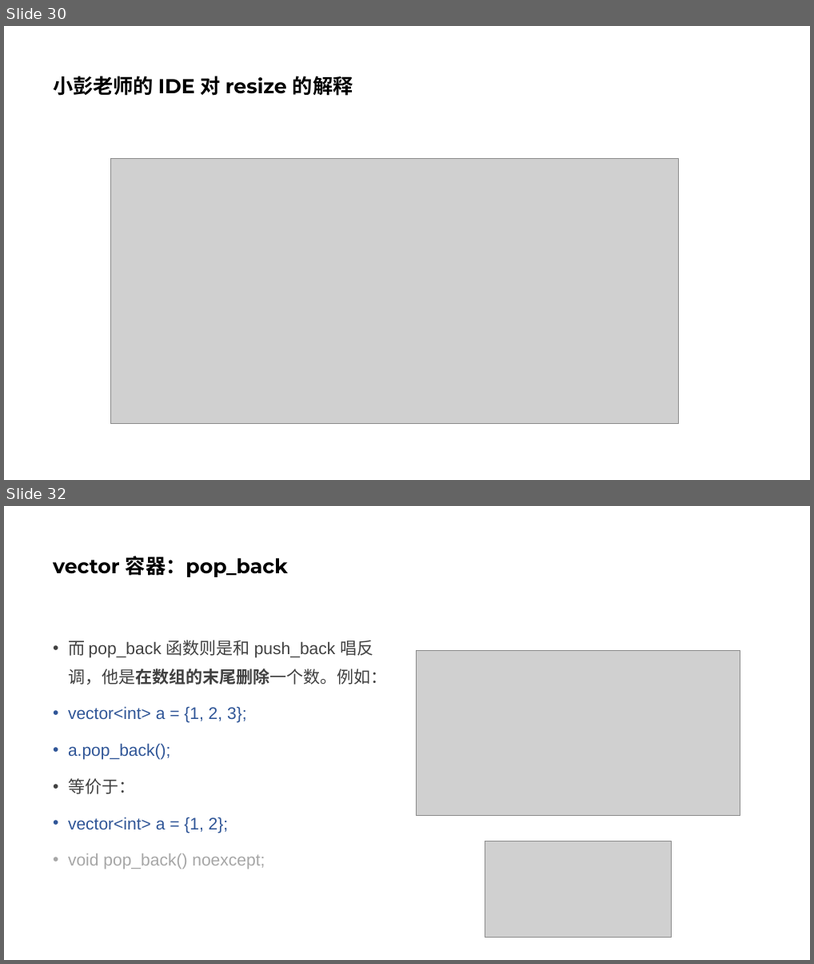
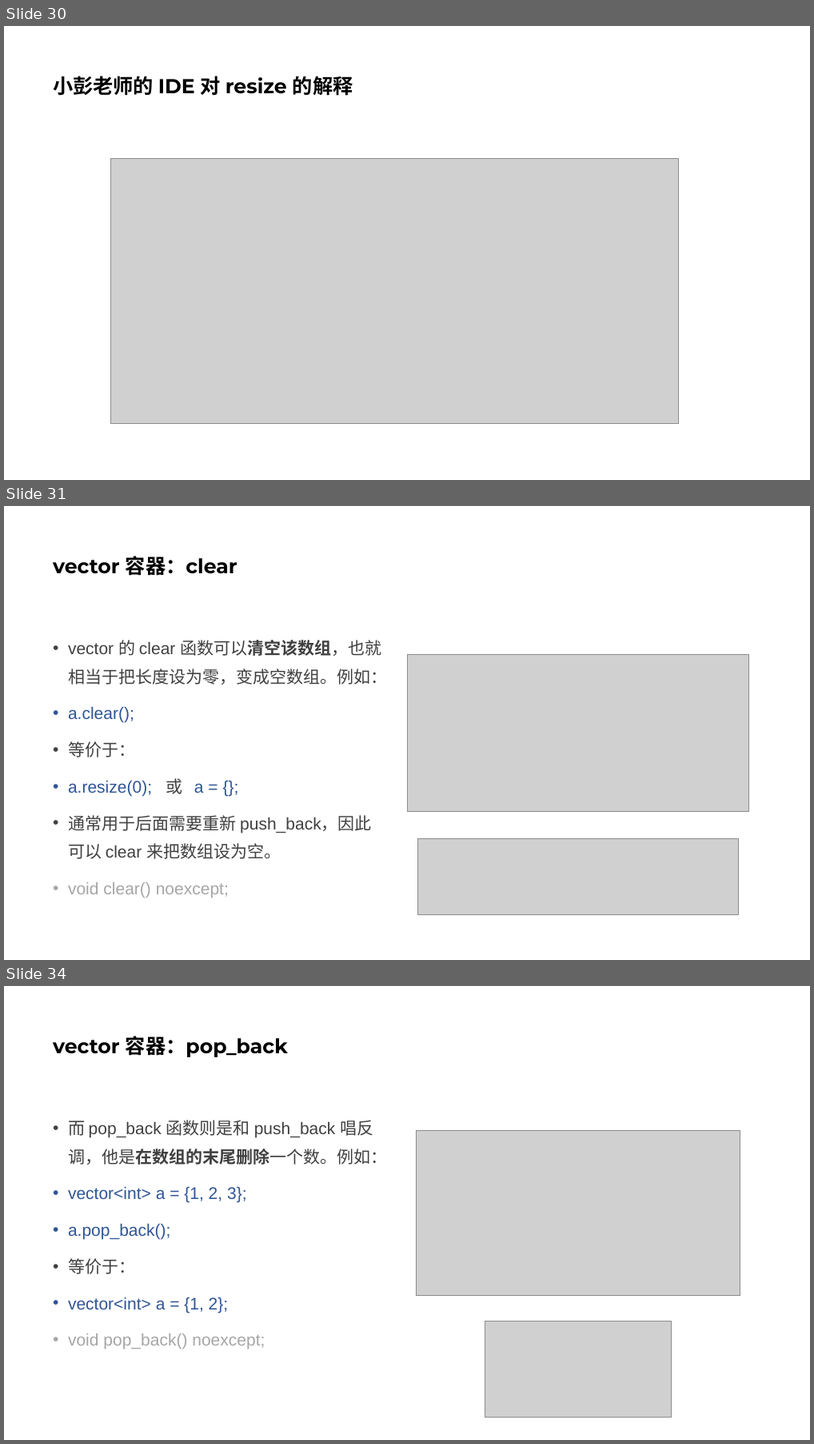
Before and after one commit to parallel101/course, a slide deck: 13/slides.pptx. Shown one above the other, each under a label of ours: slides 30 and 32 before the commit, slides 30, 31 and 34 after it; the slides between them are not shown. The pictures are 814x964 and 814x1444 pixels, drawn with LibreOffice and Linux fonts; fonts in the diff are those of the drawing; grey boxes stand for pictures. Boxes give left, top, right and bottom in pixels: in the first picture for what was removed or moved away, otherwise in the second. Text is boxed around its words. In the diff, an @@ line names an element or a change of style, - is before the commit and + after.

```diff
--- a/13/slides.pptx
+++ b/13/slides.pptx
@@ slide 31 added at (4,506,810,960), background #FFFFFF @@
@@ title added at (53,556,238,576), 24 pt, text #000000, bold @@
+vector 容器：clear
@@ text added at (68,640,388,897), 20 pt, text #404040 @@
+• vector 的 clear 函数可以清空该数组，也就相当于把长度设为零，变成空数组。例如：
+• a.clear();
+• 等价于：
+• a.resize(0); 或 a = {};
+• 通常用于后面需要重新 push_back，因此可以 clear 来把数组设为空。
+• void clear() noexcept;
@@ picture added at (408,654,750,812) @@
@@ picture added at (418,839,739,915) @@
@@ what was slide 32 is now slide 34 @@
```
Also in this commit, not shown: 3 slides changed, 15 other slides added, 11 other files.
